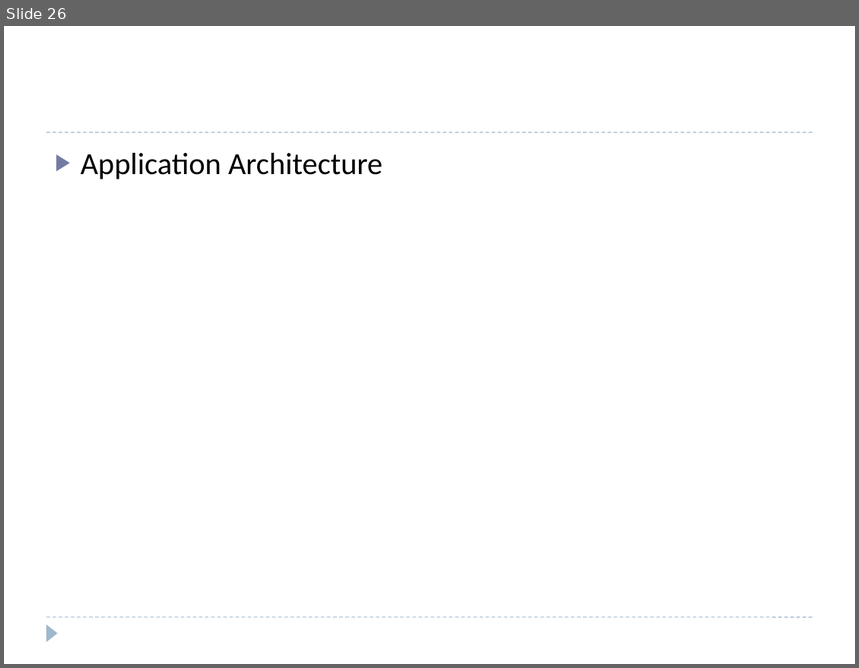
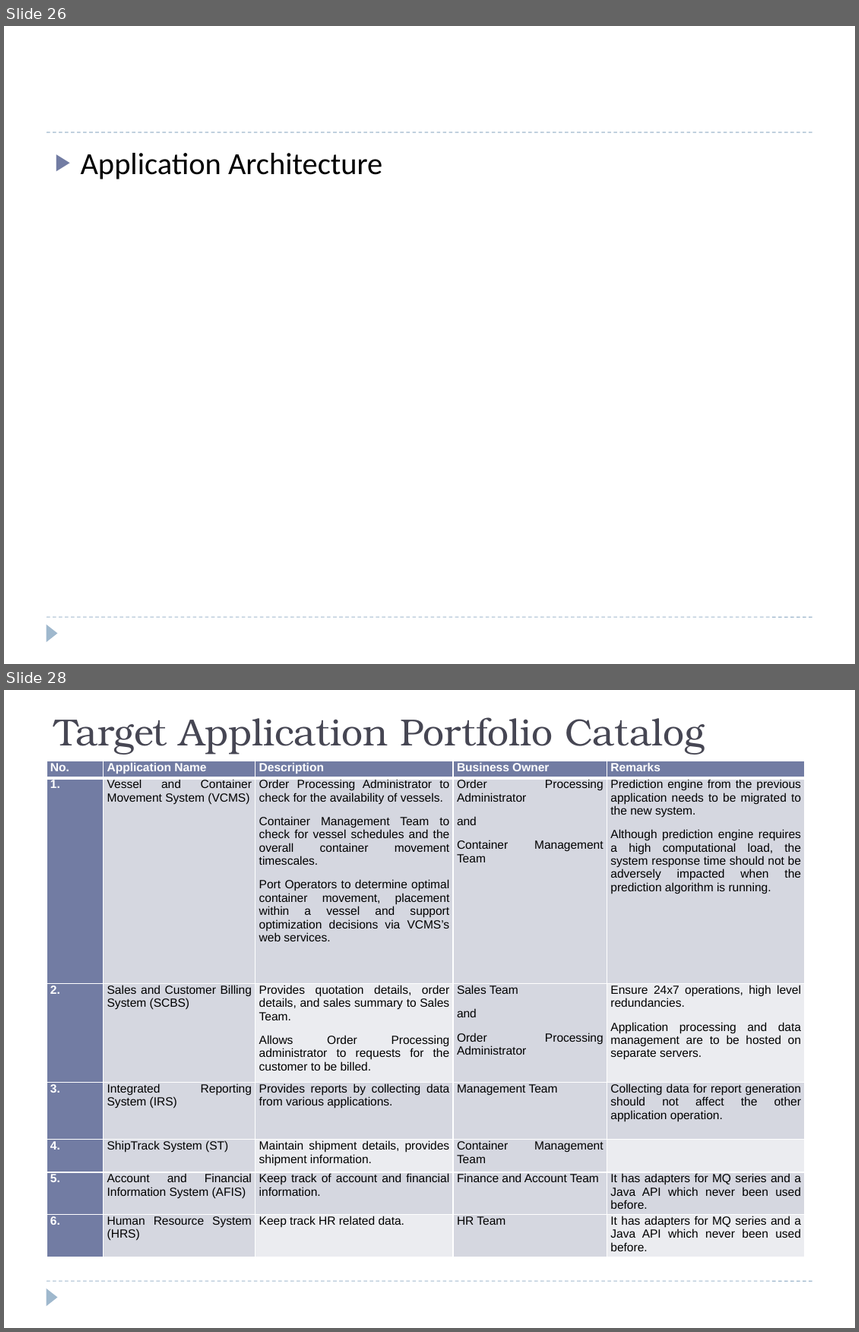
Before and after one commit to windieccf/t1-shipping, a slide deck: Enterprise Architech Presentation.pptx. Shown one above the other, each under a label of ours: slide 26 before the commit, slides 26 and 28 after it; the slides between them are not shown. The pictures are 859x668 and 859x1332 pixels, drawn with LibreOffice and Linux fonts; fonts in the diff are those of the drawing. Boxes give left, top, right and bottom in pixels: in the first picture for what was removed or moved away, otherwise in the second. Text is boxed around its words. In the diff, an @@ line names an element or a change of style, - is before the commit and + after.

```diff
--- a/Enterprise Architech Presentation.pptx
+++ b/Enterprise Architech Presentation.pptx
@@ slide 28 added at (4,690,855,1328), background #FFFFFF; not listed: 2 template elements that a slide beside it also shows @@
@@ text added at (55,717,705,755), 32 pt, text #464653 @@
+Target Application Portfolio Catalog
@@ table added at (47,761,805,1258), 7 rows, 5 columns @@
+No. | Application Name | Description | Business Owner | Remarks
+1. | Vessel and Container Movement System (VCMS) | Order Processing Administrator to check for the availability of vessels. / Container Management Team to check for vessel schedules and the overall container movement timescales. / Port Operators to determine optimal container movement, placement within a vessel and support optimization decisions via VCMS’s web services. | Order Processing Administrator / and / Container Management Team | Prediction engine from the previous application needs to be migrated to the new system. / Although prediction engine requires a high computational load, the system response time should not be adversely impacted when the prediction algorithm is running.
+2. | Sales and Customer Billing System (SCBS) | Provides quotation details, order details, and sales summary to Sales Team. / Allows Order Processing administrator to requests for the customer to be billed. | Sales Team / and / Order Processing Administrator | Ensure 24x7 operations, high level redundancies. / Application processing and data management are to be hosted on separate servers.
+3. | Integrated Reporting System (IRS) | Provides reports by collecting data from various applications. | Management Team | Collecting data for report generation should not affect the other application operation.
+4. | ShipTrack System (ST) | Maintain shipment details, provides shipment information. | Container Management Team | 
+5. | Account and Financial Information System (AFIS) | Keep track of account and financial information. | Finance and Account Team | It has adapters for MQ series and a Java API which never been used before.
+6. | Human Resource System (HRS) | Keep track HR related data. | HR Team | It has adapters for MQ series and a Java API which never been used before.
```
Also in this commit, not shown: 5 other slides added.
